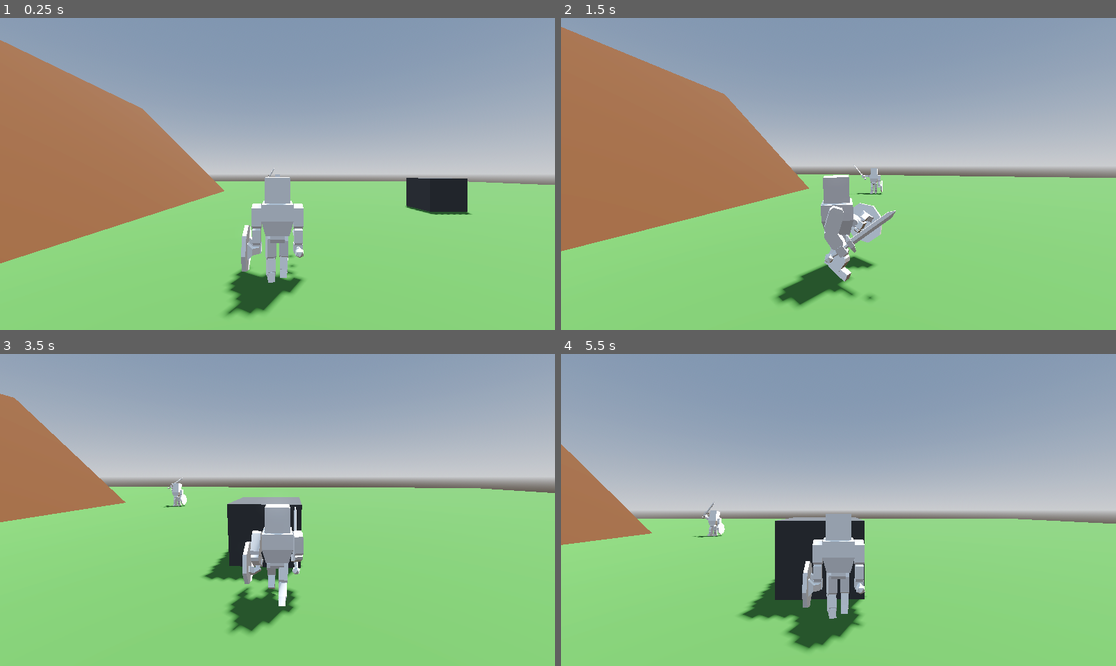
Above: before the commit, frames 1-4 (two rows, left to right).
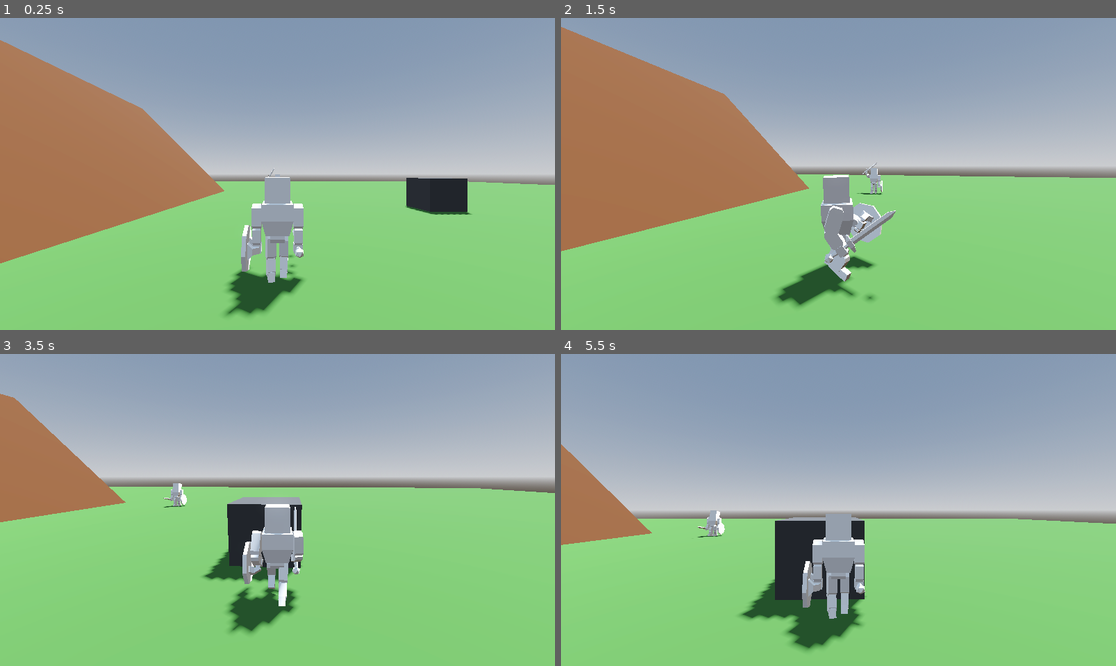
Above: after the commit, the same moments.

Repository: Lordaloa/rv-godot-project-005
Game: Godot game, scene res://Assets/Scenes/World/World.tscn
Two runs of this game, one before a commit and one after it. Both use one fixed random seed, a clock stepped at 60 frames per second and the inputs below.
Inputs (mouse positions are in pixels of both pictures, inside the frame that each line leads up to):
- Up to frame 1 (0.25 s): no input
- Up to frame 2 (1.5 s): move the mouse to (866, 174) at 0.52 s; hold W (forward) 0.53-1.28 s; hold Ctrl (control) 0.53-1.28 s; move the mouse to (727, 189) at 1.27 s; hold S (back) from 1.28 s (still down); right-click (727, 189) at 1.35 s
- Up to frame 3 (3.5 s): move the mouse to (333, 441) at 2.02 s; release S (back) at 2.03 s; press the mouse at (333, 441) at 2.03 s; hold D (right) 2.03-2.78 s; move the mouse to (249, 572) at 2.77 s; release the mouse at (249, 572) at 2.78 s; hold W (forward) from 2.78 s (still down); tap Ctrl (control) at 2.85 s
- Up to frame 4 (5.5 s): keep holding W (forward); move the mouse to (877, 513) at 3.52 s; hold Right mouse button (left_hand_action) 3.53-4.28 s; move the mouse to (794, 506) at 4.27 s; click (794, 506) at 4.35 s; move the mouse to (844, 510) at 5.02 s; hold Ctrl (control) from 5.03 s (still down)

The runs differ from the first frame. In frame 2, less than 0.1% of the frame differs, in the area x 52-57%, y 46-57%; in frame 3, less than 0.1%; in frame 4, less than 0.1%, in the area x 23-28%, y 47-59%.

Commit message:
F-blocking-004: added some testable debugging stuff

Diff:
--- a/Assets/Materials/example_green.tres
+++ b/Assets/Materials/example_green.tres
@@ -1,4 +1,4 @@
 [gd_resource type="StandardMaterial3D" format=3 uid="uid://drwdimmp6pnad"]
 
 [resource]
-albedo_color = Color(0.26072526, 0.44151768, 0.1946114, 1)
+albedo_color = Color(0.24913532, 0.42782912, 0.1882985, 1)
--- /dev/null
+++ b/Assets/Materials/example_red.tres
@@ -0,0 +1,6 @@
+[gd_resource type="StandardMaterial3D" format=3 uid="uid://b8pdp25bd2v60"]
+
+[resource]
+albedo_color = Color(1, 0, 0, 1)
+emission_enabled = true
+emission = Color(1, 0, 0, 1)
--- a/Assets/Scenes/training_sword.tscn
+++ b/Assets/Scenes/training_sword.tscn
@@ -1,7 +1,8 @@
-[gd_scene load_steps=4 format=3 uid="uid://bfayq5a7b4acy"]
+[gd_scene load_steps=5 format=3 uid="uid://bfayq5a7b4acy"]
 
 [ext_resource type="Script" uid="uid://pg6taox1dr8s" path="res://assets/scripts/weapon_melee_sword.gd" id="1_0ubh4"]
 [ext_resource type="ArrayMesh" uid="uid://opfim4nqy67b" path="res://assets/models/meshes/training_sword.res" id="1_2pjru"]
+[ext_resource type="Material" uid="uid://b8pdp25bd2v60" path="res://assets/materials/example_red.tres" id="3_821li"]
 
 [sub_resource type="CapsuleShape3D" id="CapsuleShape3D_mpgsx"]
 radius = 0.05
@@ -9,7 +10,15 @@
 
 [node name="TrainingSword" type="Node3D"]
 script = ExtResource("1_0ubh4")
-is_continuous_action = true
+
+[node name="Debug" type="Node3D" parent="."]
+visible = false
+
+[node name="Damage_Area3D" type="MeshInstance3D" parent="Debug"]
+transform = Transform3D(1.1, 0, 0, 0, 1.1, 0, 0, 0, 1.1, 0, 0, 0)
+mesh = ExtResource("1_2pjru")
+skeleton = NodePath("../../MeshInstance3D")
+surface_material_override/0 = ExtResource("3_821li")
 
 [node name="MeshInstance3D" type="MeshInstance3D" parent="."]
 mesh = ExtResource("1_2pjru")
--- a/Assets/Scripts/weapon.gd
+++ b/Assets/Scripts/weapon.gd
@@ -6,13 +6,15 @@
 signal action_delayed
 signal action_completed
 ## The entity who owns this weapon (prevents self and team-damage).
+@export var is_debug: bool = true
 @export var entity_owner: Entity
-@export var cooldown_time: float = 0.4;
-@export var action_delay_time: float = 0.2
-@export var action_time: float = 0.4
+@export var cooldown_time: float = 0.5;
+@export var action_delay_time: float = 0.4
+@export var action_time: float = 0.2
 var is_action_delayed: bool = false
 var is_action_completed: bool = false
 var is_cooling: bool = false
+@onready var debug: Node3D = get_node_or_null('Debug')
 
 # -----------------------------------------------------------------------------
 # Virtuals
--- a/Assets/Scripts/weapon_melee.gd
+++ b/Assets/Scripts/weapon_melee.gd
@@ -3,6 +3,8 @@
 ## "Abstract" WeaponMelee class for melee weapons, handles all Melee related actions.
 
 @export var damage: float = 35.0
+@export var knockback: float = 2.5
+@export var block_knockback: float = 1.25
 @onready var damage_area_3d: Area3D = $Damage_Area3D
 @onready var damage_collision_shape_3d: CollisionShape3D = $Damage_Area3D/Damage_CollisionShape3D
 
@@ -50,7 +52,11 @@
 func run_action() -> void:
 	is_action_completed = true
 	enable_damage_area()
+	if is_debug and debug:
+		debug.visible = true
 	await get_tree().create_timer(action_time).timeout
+	if is_debug and debug:
+		debug.visible = false
 	disable_damage_area()
 	is_action_completed = false
 	emit_signal('action_completed')
@@ -66,11 +72,11 @@
 				var entity_owner_global_position = entity_owner.get_body_center_global_position()
 				var entity_global_position = entity.get_body_center_global_position()
 				if entity.try_take_hit(entity_owner_global_position):
-					entity.apply_knockback(entity_owner_global_position.direction_to(entity_global_position), 10)
+					entity.apply_knockback(entity_owner_global_position.direction_to(entity_global_position), knockback)
 					entity.apply_damage(damage)
 					print(entity.get_current_health())
 				else:
-					entity_owner.apply_knockback(entity_global_position.direction_to(entity_owner_global_position), 5)
-					entity.apply_knockback(entity_owner_global_position.direction_to(entity_global_position), 2.5)
+					entity_owner.apply_knockback(entity_global_position.direction_to(entity_owner_global_position), block_knockback)
+					# entity.apply_knockback(entity_owner_global_position.direction_to(entity_global_position), 2.5)
 					print("BLOCKED")
 				disable_damage_area()
